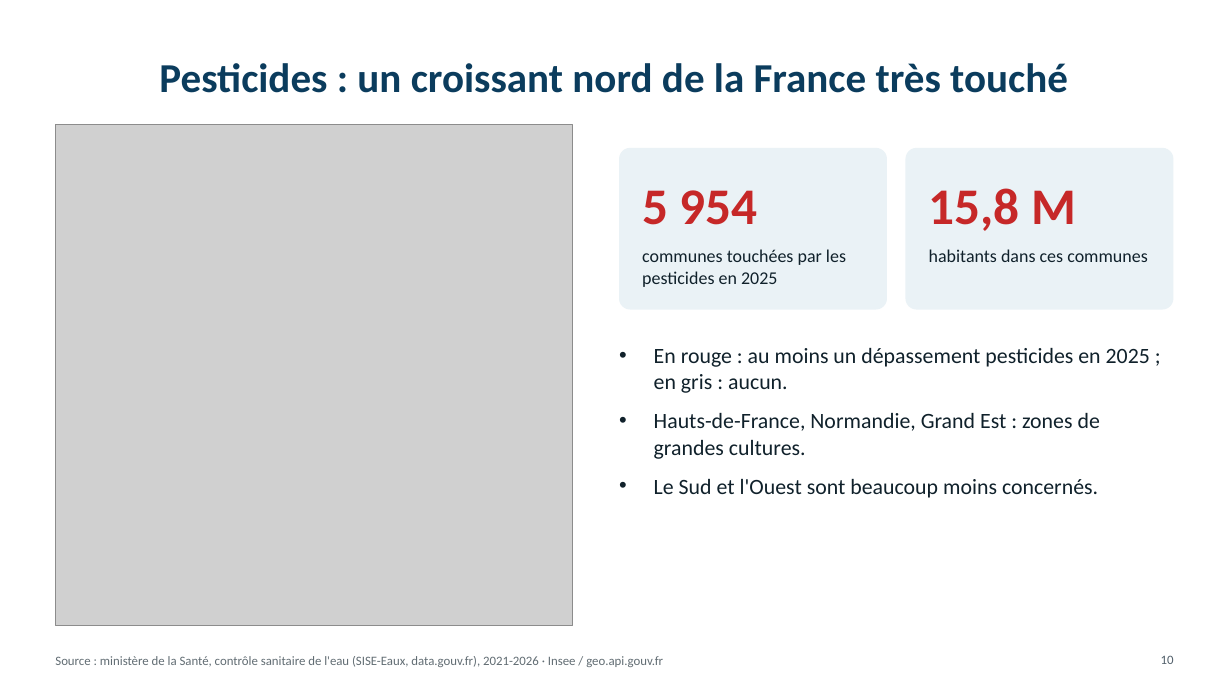
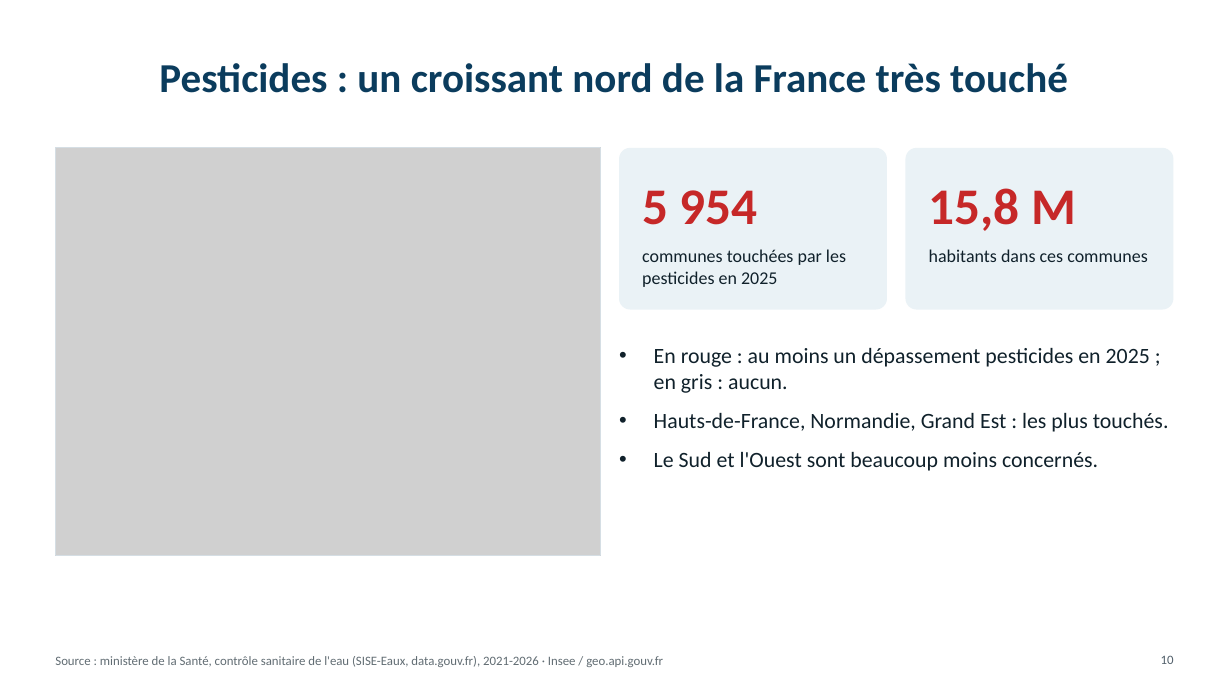
Before and after one commit to akka-ben/dataviz-qualite-eau, a slide deck: slide 10 of Presentation_Eau_du_robinet_v2.pptx. Drawn at 1232x693 pixels with LibreOffice and Linux fonts; fonts in the diff are those of the drawing; grey boxes stand for pictures. Boxes give left, top, right and bottom in pixels: in the first picture for what was removed or moved away, otherwise in the second. Text is boxed around its words. In the diff, an @@ line names an element or a change of style, - is before the commit and + after.

```diff
--- a/Presentation_Eau_du_robinet_v2.pptx
+++ b/Presentation_Eau_du_robinet_v2.pptx
@@ picture resized from (x1=55, y1=125, x2=573, y2=626) to (x1=55, y1=148, x2=601, y2=555) @@
@@ rectangle added at (x1=55, y1=148, x2=601, y2=555), outline #D5DEE4 0.75 pt @@
@@ text at (x1=654, y1=413, x2=1169, y2=432): text changed @@
-• Hauts-de-France, Normandie, Grand Est : zones de grandes cultures.
+• Hauts-de-France, Normandie, Grand Est : les plus touchés.
```
Also in this commit, not shown: 11 other slides changed, 23 other files.
